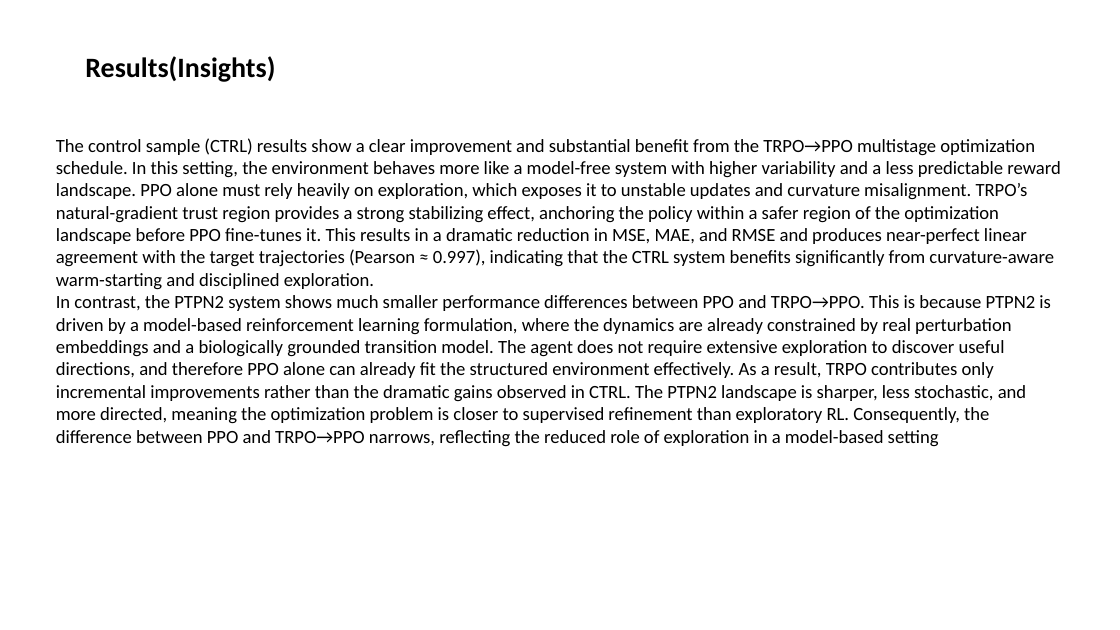
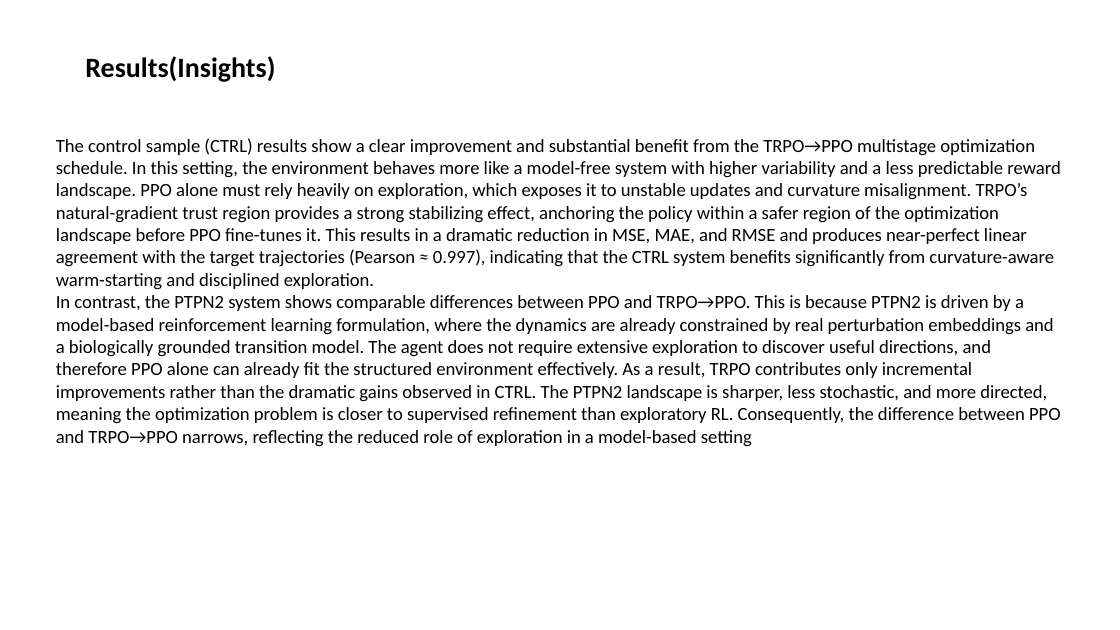
Before and after one commit to boabangf/GNN_RL_gene_trajectory_perturbation, a slide deck: slide 14 of ppt slides for omic codeathon (1) (1).pptx. Drawn at 1120x630 pixels with LibreOffice and Linux fonts; fonts in the diff are those of the drawing. Boxes give left, top, right and bottom in pixels: in the first picture for what was removed or moved away, otherwise in the second. Text is boxed around its words. In the diff, an @@ line names an element or a change of style, - is before the commit and + after.

```diff
--- a/ppt slides for omic codeathon (1) (1).pptx
+++ b/ppt slides for omic codeathon (1) (1).pptx
@@ text at (56, 295, 1061, 447): text changed @@
-In contrast, the PTPN2 system shows much smaller performance differences between PPO and TRPO→PPO. This is because PTPN2 is driven by a model-based reinforcement learning formulation, where the dynamics are already constrained by real perturbation embeddings and a biologically grounded transition model. The agent does not require extensive exploration to discover useful directions, and therefore PPO alone can already fit the structured environment effectively. As a result, TRPO contributes only incremental improvements rather than the dramatic gains observed in CTRL. The PTPN2 landscape is sharper, less stochastic, and more directed, meaning the optimization problem is closer to supervised refinement than exploratory RL. Consequently, the difference between PPO and TRPO→PPO narrows, reflecting the reduced role of exploration in a model-based setting
+In contrast, the PTPN2 system shows comparable differences between PPO and TRPO→PPO. This is because PTPN2 is driven by a model-based reinforcement learning formulation, where the dynamics are already constrained by real perturbation embeddings and a biologically grounded transition model. The agent does not require extensive exploration to discover useful directions, and therefore PPO alone can already fit the structured environment effectively. As a result, TRPO contributes only incremental improvements rather than the dramatic gains observed in CTRL. The PTPN2 landscape is sharper, less stochastic, and more directed, meaning the optimization problem is closer to supervised refinement than exploratory RL. Consequently, the difference between PPO and TRPO→PPO narrows, reflecting the reduced role of exploration in a model-based setting
```
Also in this commit, not shown: 6 other slides changed.
